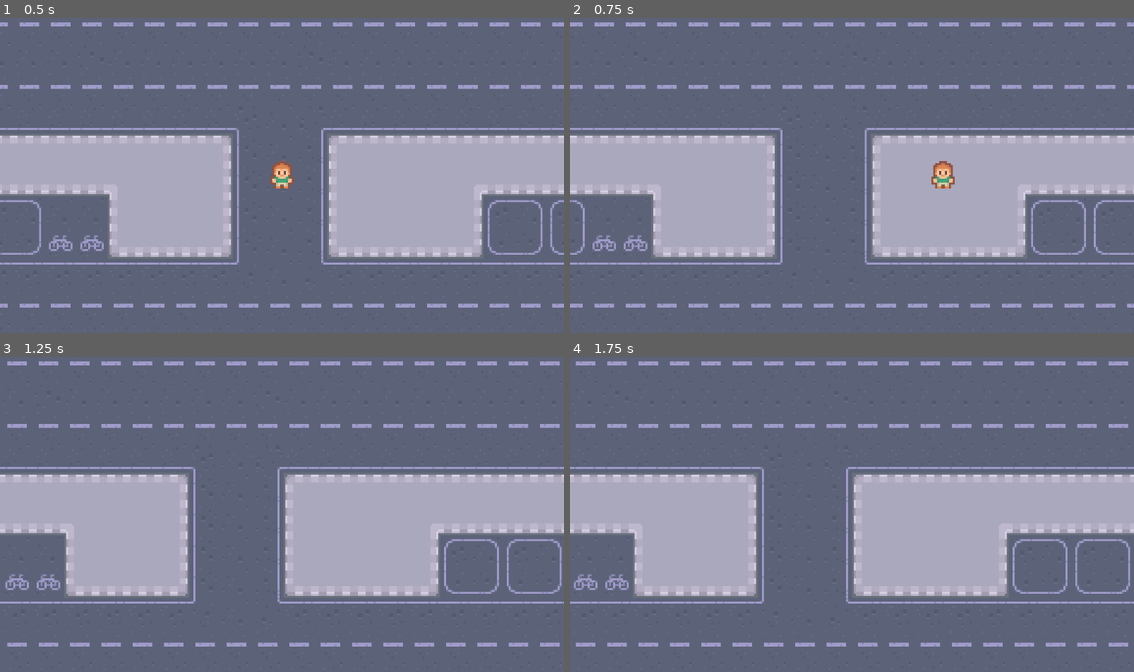
Above: before the commit, frames 1-4 (two rows, left to right).
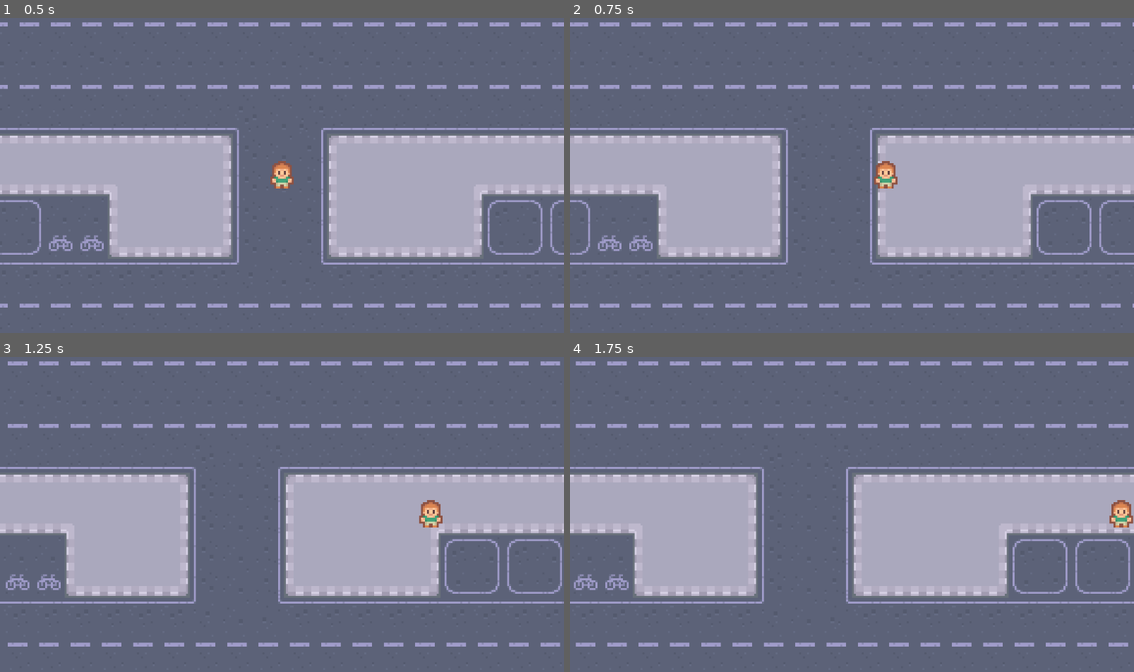
Above: after the commit, the same moments.

Repository: karsrc/H-CHE
Game: Godot game, scene res://node_2d.tscn
Same seed, same stepped clock (60 frames per second), same inputs: the game is played once before the commit and once after it.
Inputs:
- Up to frame 1 (0.5 s): no input
- Up to frame 2 (0.75 s): tap Enter (ui_accept) at 0.5, 0.6 s; hold Right (right) from 0.53 s (still down)
- Up to frame 3 (1.25 s): keep holding Right (right); tap Enter (ui_accept) at 0.77, 1.07 s
- Up to frame 4 (1.75 s): keep holding Right (right); tap Alt at 1.35 s; tap Enter (ui_accept) at 1.52, 1.55 s

Frame 1 is identical in both runs. In frame 2, 6.0% of the frame differs, in the area x 0-100%, y 1-92%; in frame 3, 1.1%; in frame 4, 0.3%.

Commit message:
Refactored player movement and added a border
Refactored the player to use CharacterBody2D and updated movement logic. Added border to the board and experimented on collisions on a tree scene. Removed some useless assets. Also added a new input action 'shoot' to the project settings for future gameplay mechanics.

Diff:
--- a/SCRIPTS/animated_sprite_2d.gd
+++ /dev/null
@@ -1,27 +0,0 @@
-extends CharacterBody2D
-
-
-const SPEED = 300
-const JUMP_VELOCITY = -400
-
-
-var gravity = ProjectSettings.get_setting("physics/2d/default_gravity")
-
-
-func _physics_process(delta):
-
-	if not is_on_the_floor():
-		velocity.y += gravity * delta
-
-
-		if Input.is_action_just_pressed("ui_accept") and is_on_floor():
-			velocity.y = JUMP_VELOCITY
-
-
-		var direction = Input.get_axis("ui_left", "ui_right")
-		if direction:
-			velocity.x = direction * SPEED
-		else:
-			velocity.x = move_toward(velocity.x, 0, SPEED)
-
-	move_and_slide()
--- /dev/null
+++ b/border.gd
@@ -0,0 +1,11 @@
+extends Area2D
+
+
+# Called when the node enters the scene tree for the first time.
+func _ready() -> void:
+	pass # Replace with function body.
+
+
+# Called every frame. 'delta' is the elapsed time since the previous frame.
+func _process(delta: float) -> void:
+	pass
--- /dev/null
+++ b/border.tscn
@@ -0,0 +1,38 @@
+[gd_scene format=3 uid="uid://btwujfu02lg48"]
+
+[ext_resource type="Script" uid="uid://dom5tps3crh0d" path="res://border.gd" id="1_ujjr2"]
+[ext_resource type="Script" uid="uid://68nxl1gvdj7v" path="res://collision_shape_2d_4.gd" id="2_rqfx7"]
+[ext_resource type="Script" uid="uid://bve03twqkcngk" path="res://collision_shape_2d_3.gd" id="3_vlcb1"]
+[ext_resource type="Script" uid="uid://d24x0l7bk2ert" path="res://collision_shape_2d.gd" id="4_8pr00"]
+[ext_resource type="Script" uid="uid://dpgdo1j74vp4n" path="res://collision_shape_2d_2.gd" id="5_lrn3s"]
+
+[sub_resource type="RectangleShape2D" id="RectangleShape2D_ujjr2"]
+size = Vector2(382.5, 21)
+
+[sub_resource type="RectangleShape2D" id="RectangleShape2D_ojufs"]
+size = Vector2(42.5, 636.75)
+
+[node name="Border" type="Area2D" unique_id=1123010513]
+script = ExtResource("1_ujjr2")
+metadata/_edit_vertical_guides_ = [-192.0, 192.0]
+metadata/_edit_horizontal_guides_ = [-319.0, 318.0]
+
+[node name="CollisionShape2D4" type="CollisionShape2D" parent="." unique_id=468327546]
+position = Vector2(-0.75, -329.5)
+shape = SubResource("RectangleShape2D_ujjr2")
+script = ExtResource("2_rqfx7")
+
+[node name="CollisionShape2D3" type="CollisionShape2D" parent="." unique_id=208034262]
+position = Vector2(-213.25, -0.75)
+shape = SubResource("RectangleShape2D_ojufs")
+script = ExtResource("3_vlcb1")
+
+[node name="CollisionShape2D" type="CollisionShape2D" parent="." unique_id=87433620]
+position = Vector2(213.5, -0.5)
+shape = SubResource("RectangleShape2D_ojufs")
+script = ExtResource("4_8pr00")
+
+[node name="CollisionShape2D2" type="CollisionShape2D" parent="." unique_id=938126836]
+position = Vector2(0.75, 328)
+shape = SubResource("RectangleShape2D_ujjr2")
+script = ExtResource("5_lrn3s")
--- /dev/null
+++ b/collision_shape_2d.gd
@@ -0,0 +1,11 @@
+extends CollisionShape2D
+
+
+# Called when the node enters the scene tree for the first time.
+func _ready() -> void:
+	pass # Replace with function body.
+
+
+# Called every frame. 'delta' is the elapsed time since the previous frame.
+func _process(delta: float) -> void:
+	pass
--- /dev/null
+++ b/collision_shape_2d_2.gd
@@ -0,0 +1,11 @@
+extends CollisionShape2D
+
+
+# Called when the node enters the scene tree for the first time.
+func _ready() -> void:
+	pass # Replace with function body.
+
+
+# Called every frame. 'delta' is the elapsed time since the previous frame.
+func _process(delta: float) -> void:
+	pass
--- /dev/null
+++ b/collision_shape_2d_3.gd
@@ -0,0 +1,11 @@
+extends CollisionShape2D
+
+
+# Called when the node enters the scene tree for the first time.
+func _ready() -> void:
+	pass # Replace with function body.
+
+
+# Called every frame. 'delta' is the elapsed time since the previous frame.
+func _process(delta: float) -> void:
+	pass
--- /dev/null
+++ b/collision_shape_2d_4.gd
@@ -0,0 +1,11 @@
+extends CollisionShape2D
+
+
+# Called when the node enters the scene tree for the first time.
+func _ready() -> void:
+	pass # Replace with function body.
+
+
+# Called every frame. 'delta' is the elapsed time since the previous frame.
+func _process(delta: float) -> void:
+	pass
--- a/node_2d.tscn
+++ b/node_2d.tscn
@@ -2,12 +2,54 @@
 
 [ext_resource type="Texture2D" uid="uid://doghmovcgeltw" path="res://graphics3/map.png" id="1_wtcfe"]
 [ext_resource type="PackedScene" uid="uid://bjy1c24lq0gf7" path="res://player.tscn" id="2_0e48y"]
+[ext_resource type="PackedScene" uid="uid://kxygjnktxlox" path="res://tree_1.tscn" id="3_epypp"]
 
-[node name="Node2D" type="Node2D" unique_id=1581558134]
-metadata/_edit_horizontal_guides_ = [-319.0]
+[sub_resource type="RectangleShape2D" id="RectangleShape2D_0hol4"]
+size = Vector2(386.5, 20)
+
+[sub_resource type="RectangleShape2D" id="RectangleShape2D_epypp"]
+size = Vector2(37, 743)
+
+[sub_resource type="RectangleShape2D" id="RectangleShape2D_q6r6c"]
+size = Vector2(28.5, 652)
+
+[sub_resource type="RectangleShape2D" id="RectangleShape2D_kdubu"]
+size = Vector2(394, 10)
+
+[node name="Game" type="Node2D" unique_id=1581558134]
+metadata/_edit_horizontal_guides_ = [-319.0, -319.0]
 
 [node name="Map" type="Sprite2D" parent="." unique_id=594646610]
 texture = ExtResource("1_wtcfe")
 
+[node name="Tree1" parent="." unique_id=314454689 instance=ExtResource("3_epypp")]
+position = Vector2(117, 209)
+
 [node name="Player" parent="." unique_id=1273051383 instance=ExtResource("2_0e48y")]
 position = Vector2(25, 37)
+
+[node name="Node2D" type="Node2D" parent="." unique_id=1101596710]
+
+[node name="StaticBody2D2" type="StaticBody2D" parent="Node2D" unique_id=2098534824]
+
+[node name="CollisionShape2D" type="CollisionShape2D" parent="Node2D/StaticBody2D2" unique_id=713570406]
+position = Vector2(1.75, -330)
+shape = SubResource("RectangleShape2D_0hol4")
+
+[node name="StaticBody2D" type="StaticBody2D" parent="Node2D" unique_id=185688]
+
+[node name="CollisionShape2D" type="CollisionShape2D" parent="Node2D/StaticBody2D" unique_id=673300192]
+position = Vector2(-210.5, -36.5)
+shape = SubResource("RectangleShape2D_epypp")
+
+[node name="StaticBody2D3" type="StaticBody2D" parent="Node2D" unique_id=1689453827]
+
+[node name="CollisionShape2D" type="CollisionShape2D" parent="Node2D/StaticBody2D3" unique_id=171117431]
+position = Vector2(205.75, 0)
+shape = SubResource("RectangleShape2D_q6r6c")
+
+[node name="StaticBody2D4" type="StaticBody2D" parent="Node2D" unique_id=720250285]
+
+[node name="CollisionShape2D" type="CollisionShape2D" parent="Node2D/StaticBody2D4" unique_id=1954371956]
+position = Vector2(4, 325)
+shape = SubResource("RectangleShape2D_kdubu")
--- a/player.gd
+++ b/player.gd
@@ -1,9 +1,9 @@
-extends Node2D
+extends CharacterBody2D
 
 var direction: Vector2 = Vector2(1,1)
-
-var speed: int = 5
+var speed: int = 140
 
 func _physics_process(delta: float) -> void:
 	direction = Input.get_vector("left","right","up","down")
-	position += direction * speed
+	velocity = direction * speed
+	move_and_slide()
--- a/player.tscn
+++ b/player.tscn
@@ -2,14 +2,20 @@
 
 [ext_resource type="Script" uid="uid://bpf61kdirs6ek" path="res://player.gd" id="1_i3pqv"]
 [ext_resource type="Texture2D" uid="uid://bkgrir378horu" path="res://graphics3/player/player_simple.png" id="2_hqtel"]
-[ext_resource type="Script" uid="uid://dwp18jedsc60v" path="res://animated_sprite_2d.gd" id="3_sweqy"]
 
-[node name="Player" type="Node2D" unique_id=1273051383]
+[sub_resource type="GDScript" id="GDScript_onrkg"]
+script/source = "extends Node2D
+"
+
+[sub_resource type="RectangleShape2D" id="RectangleShape2D_i3pqv"]
+size = Vector2(12, 10)
+
+[node name="Player" type="CharacterBody2D" unique_id=1584309605]
 script = ExtResource("1_i3pqv")
 
 [node name="AnimatedSprite2D" type="Sprite2D" parent="." unique_id=1745217764]
 texture = ExtResource("2_hqtel")
-script = ExtResource("3_sweqy")
+script = SubResource("GDScript_onrkg")
 
 [node name="Camera2D" type="Camera2D" parent="." unique_id=1716658480]
 zoom = Vector2(4, 4)
@@ -19,3 +25,6 @@
 limit_bottom = 319
 limit_smoothed = true
 position_smoothing_enabled = true
+
+[node name="CollisionShape2D" type="CollisionShape2D" parent="." unique_id=862782021]
+shape = SubResource("RectangleShape2D_i3pqv")
--- a/project.godot
+++ b/project.godot
@@ -49,6 +49,12 @@
 , Object(InputEventKey,"resource_local_to_scene":false,"resource_name":"","device":-1,"window_id":0,"alt_pressed":false …(186 unchanged characters)…
 ]
 }
+shoot={
+"deadzone": 0.2,
+"events": [Object(InputEventKey,"resource_local_to_scene":false,"resource_name":"","device":-1,"window_id":0,"alt_pressed":false,"shift_pressed":false,"ctrl_pressed":false,"meta_pressed":false,"pressed":false,"keycode":0,"physical_keycode":32,"key_label":0,"unicode":32,"location":0,"echo":false,"script":null)
+, Object(InputEventMouseButton,"resource_local_to_scene":false,"resource_name":"","device":-1,"window_id":0,"alt_pressed":false,"shift_pressed":false,"ctrl_pressed":false,"meta_pressed":false,"button_mask":1,"position":Vector2(80, 17),"global_position":Vector2(89, 65),"factor":1.0,"button_index":1,"canceled":false,"pressed":true,"double_click":false,"script":null)
+]
+}
 
 [rendering]
 
--- a/animated_sprite_2d.gd
+++ b/tree_1.gd
@@ -1,4 +1,4 @@
-extends Sprite2D
+extends Node2D
 
 
 # Called when the node enters the scene tree for the first time.
--- /dev/null
+++ b/tree_1.tscn
@@ -0,0 +1,19 @@
+[gd_scene format=3 uid="uid://kxygjnktxlox"]
+
+[ext_resource type="Texture2D" uid="uid://boj6kq1t4mduj" path="res://graphics3/objects/tree potted.png" id="1_087k8"]
+[ext_resource type="Script" uid="uid://ciueqcwq5rt5k" path="res://tree_1.gd" id="1_re4u3"]
+[ext_resource type="Script" uid="uid://d24x0l7bk2ert" path="res://collision_shape_2d.gd" id="3_6viw8"]
+
+[sub_resource type="RectangleShape2D" id="RectangleShape2D_ipky0"]
+size = Vector2(10, 22)
+
+[node name="Tree1" type="StaticBody2D" unique_id=291096044]
+script = ExtResource("1_re4u3")
+
+[node name="Sprite2D" type="Sprite2D" parent="." unique_id=649666311]
+texture = ExtResource("1_087k8")
+
+[node name="CollisionShape2D" type="CollisionShape2D" parent="." unique_id=1184624869]
+position = Vector2(0, 2)
+shape = SubResource("RectangleShape2D_ipky0")
+script = ExtResource("3_6viw8")
Not shown, removed: SCRIPTS/animated_sprite_2d.gd.uid
Not shown, removed: animated_sprite_2d.gd.uid
Not shown, added: border.gd.uid
Not shown, added: collision_shape_2d.gd.uid
Not shown, added: collision_shape_2d_2.gd.uid
Not shown, added: collision_shape_2d_3.gd.uid
Not shown, added: collision_shape_2d_4.gd.uid
Not shown, added: tree_1.gd.uid
